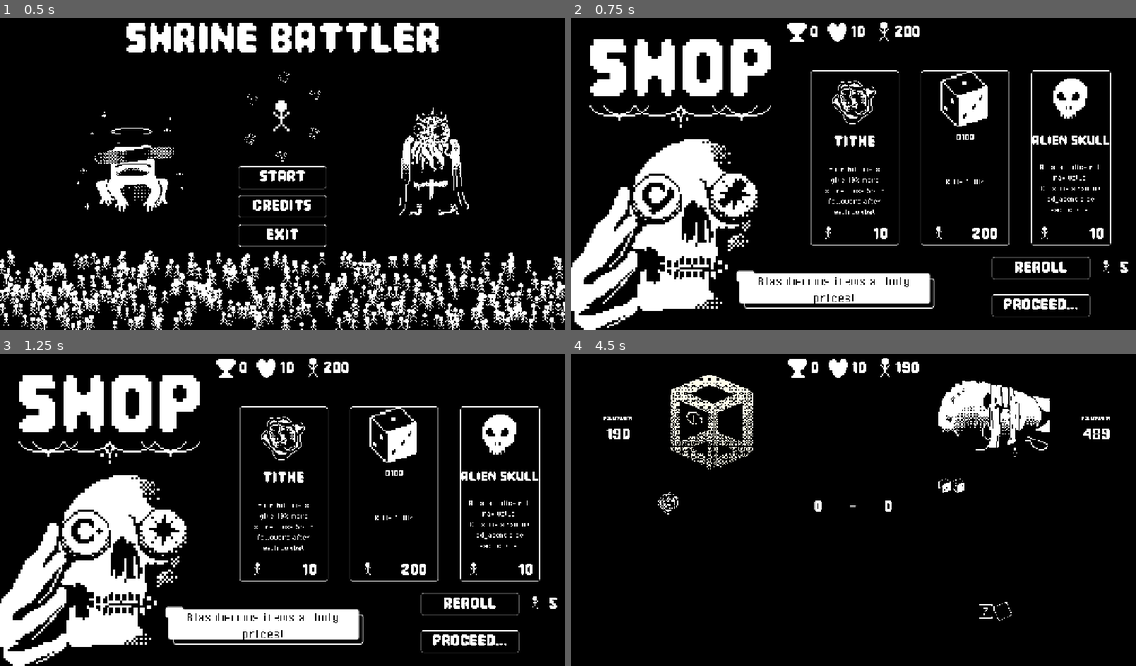
Above: before the commit, frames 1-4 (two rows, left to right).
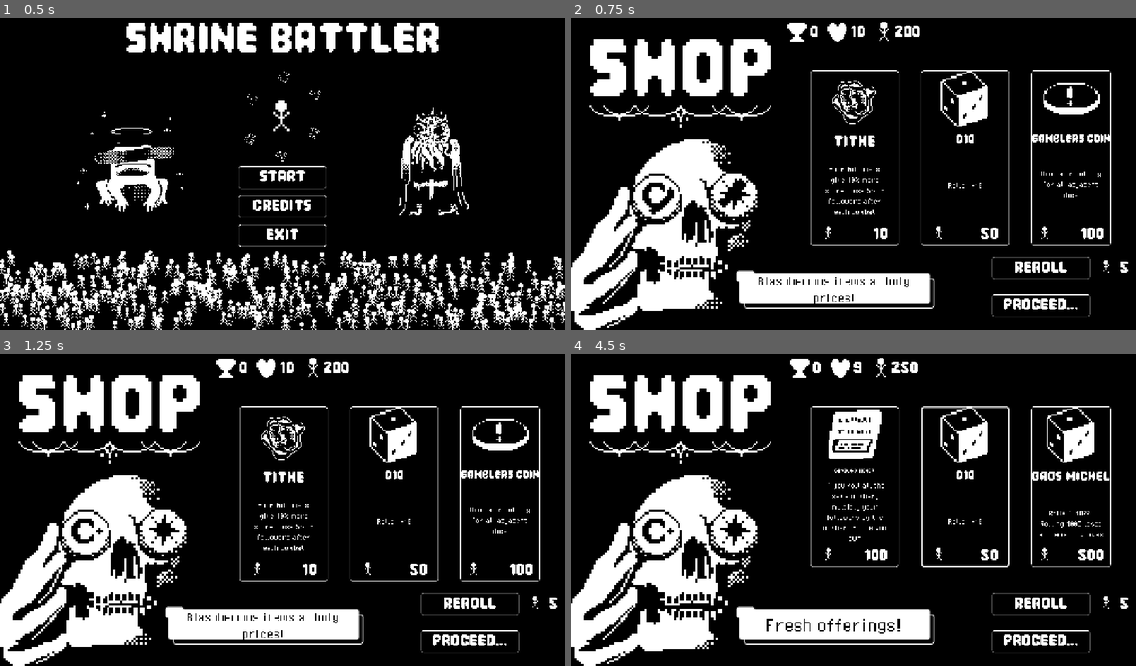
Above: after the commit, the same moments.

Repository: salbrandi/B1TJam2026
Game: Godot game, scene res://Main Scene.tscn
Same seed, same stepped clock (60 frames per second), same inputs: the game is played once before the commit and once after it.
Inputs (mouse positions are in pixels of both pictures, inside the frame that each line leads up to):
- Up to frame 1 (0.5 s): no input
- Up to frame 2 (0.75 s): click "Start" at 0.5 s
- Up to frame 3 (1.25 s): no input
- Up to frame 4 (4.5 s): click (853, 494) at 1.27 s; click "PROCEED..." at 2 s; click "ROLL" at 2.75 s; drag from (712, 544) to (910, 438) at 3.52 s; tap Enter at 4.25 s; drag from (994, 534) to (825, 572) at 4.27 s

Frame 1 is identical in both runs. In frame 2, 1.2% of the frame differs, in the area x 66-96%, y 19-71%; in frame 3, 1.2%; in frame 4, 24%, in the area x 0-99%, y 1-100%.

Commit message:
More rebalancing and new dice

Diff:
--- a/Gameplay/Gamemanager.gd
+++ b/Gameplay/Gamemanager.gd
@@ -86,6 +86,8 @@
 		all_screens[to_scene].show()
 
 func transition_to_combat(from_scene: String) -> void:
+	for effect in all_effects():
+		effect.on_combat_start()
 	emit_signal("initalize_combat", current_player_shrine_objects, current_player_dice, current_enemy_dice, player_follower_count, enemy_follower_count)
 	transition_scenes(from_scene, "battle")
 
@@ -176,6 +178,9 @@
 		return false
 	player_follower_count -= amount
 	return true
+
+func get_shop_price(base_price: int) -> int:
+	return roundi(base_price * (1.0 + 0.1 * player_total_wins))
 
 func followers_percent(percent: float) -> void:
 	player_follower_count = maxi(0, int(player_follower_count * (1.0 + percent)))
--- a/Resources/ShrineObjects/Dice/Boulder.tres
+++ b/Resources/ShrineObjects/Dice/Boulder.tres
@@ -11,7 +11,7 @@
 name = "Boulder"
 effect = "Bigger. Always rolls 20"
 icon = ExtResource("2_dc2p0")
-rarity = 80
+rarity = 90
 grid_width = 2
 grid_height = 2
 price = 300
--- a/Resources/ShrineObjects/Dice/GamblersDice.tres
+++ b/Resources/ShrineObjects/Dice/GamblersDice.tres
@@ -12,5 +12,5 @@
 effect = "83% chance to roll 10. 17% chance to roll -100"
 icon = ExtResource("2_icon")
 rarity = 50
-price = 100
+price = 50
 metadata/_custom_type_script = "uid://ketutherx66m"
--- a/Resources/ShrineObjects/Dice/HungryDice.tres
+++ b/Resources/ShrineObjects/Dice/HungryDice.tres
@@ -16,6 +16,6 @@
 effect = "Consumes the die to its right at combat start, adding a random face of it to each of its faces"
 icon = ExtResource("2_icon")
 rarity = 80
-price = 400
+price = 200
 effects = Array[ExtResource("4_base")]([SubResource("consume_right")])
 metadata/_custom_type_script = "uid://ketutherx66m"
--- a/Resources/ShrineObjects/Dice/MyBandDice.tres
+++ b/Resources/ShrineObjects/Dice/MyBandDice.tres
@@ -15,6 +15,7 @@
 name = "My Band"
 effect = "Rolls 1-12. Every adjacent die gets this die's rolled value added to it"
 icon = ExtResource("2_icon")
+rarity = 80
 price = 200
 effects = Array[ExtResource("4_base")]([SubResource("my_band")])
 metadata/_custom_type_script = "uid://ketutherx66m"
--- a/Resources/ShrineObjects/Dice/d10.tres
+++ b/Resources/ShrineObjects/Dice/d10.tres
@@ -11,6 +11,6 @@
 name = "D10"
 effect = "Rolls 1-10"
 icon = ExtResource("2_bhfo1")
-rarity = 50
-price = 15
+rarity = 80
+price = 50
 metadata/_custom_type_script = "uid://ketutherx66m"
--- a/Resources/ShrineObjects/Dice/d100.tres
+++ b/Resources/ShrineObjects/Dice/d100.tres
@@ -11,7 +11,7 @@
 name = "D100"
 effect = "Rolls 1-100"
 icon = ExtResource("2_icon")
-rarity = 80
+rarity = 90
 grid_width = 2
 grid_height = 2
 price = 200
--- a/Resources/ShrineObjects/Dice/d12.tres
+++ b/Resources/ShrineObjects/Dice/d12.tres
@@ -11,6 +11,6 @@
 name = "D12"
 effect = "Rolls 1-12"
 icon = ExtResource("2_5bm5d")
-rarity = 50
-price = 20
+rarity = 80
+price = 60
 metadata/_custom_type_script = "uid://ketutherx66m"
--- a/Resources/ShrineObjects/Dice/d20.tres
+++ b/Resources/ShrineObjects/Dice/d20.tres
@@ -11,6 +11,6 @@
 name = "D12"
 effect = "Rolls 1-12"
 icon = ExtResource("2_kvr8y")
-rarity = 50
-price = 50
+rarity = 80
+price = 75
 metadata/_custom_type_script = "uid://ketutherx66m"
--- /dev/null
+++ b/Resources/ShrineObjects/Dice/d4Rerolls.tres
@@ -0,0 +1,21 @@
+[gd_resource type="Resource" script_class="ShrineDice" format=3 uid="uid://biic4mrvoirvd"]
+
+[ext_resource type="Script" uid="uid://ketutherx66m" path="res://Resources/ShrineObjects/Dice.gd" id="1_dice"]
+[ext_resource type="Script" uid="uid://bitggnrnfqlj7" path="res://Resources/ShrineObjects/Effects/ShrineEffect.gd" id="1_hi0ps"]
+[ext_resource type="Script" uid="uid://drp34bv1fywv0" path="res://Resources/ShrineObjects/Effects/ExtraRolls.gd" id="2_extra"]
+[ext_resource type="Texture2D" uid="uid://snmdwjkx4gnb" path="res://Resources/ShrineObjects/Sprites/d6.png" id="3_icon"]
+
+[sub_resource type="Resource" id="ExtraRolls_1"]
+script = ExtResource("2_extra")
+
+[resource]
+script = ExtResource("1_dice")
+values = Array[int]([1, 2, 3, 4])
+current_value = 1
+name = "FOUR!"
+effect = "d4 that rerolls 4 times"
+icon = ExtResource("3_icon")
+rarity = 50
+price = 40
+effects = Array[ExtResource("1_hi0ps")]([SubResource("ExtraRolls_1")])
+metadata/_custom_type_script = "uid://ketutherx66m"
--- a/Resources/ShrineObjects/Dice/d6.tres
+++ b/Resources/ShrineObjects/Dice/d6.tres
@@ -11,5 +11,6 @@
 name = "D6"
 effect = "Rolls 1-6"
 icon = ExtResource("2_3cyk2")
-rarity = 20
+rarity = 50
+price = 50
 metadata/_custom_type_script = "uid://ketutherx66m"
--- a/Resources/ShrineObjects/Dice/d8.tres
+++ b/Resources/ShrineObjects/Dice/d8.tres
@@ -11,5 +11,6 @@
 name = "D10"
 effect = "Rolls 1-10"
 icon = ExtResource("2_wuryc")
-rarity = 50
+rarity = 80
+price = 40
 metadata/_custom_type_script = "uid://ketutherx66m"
--- /dev/null
+++ b/Resources/ShrineObjects/Effects/ExtraRolls.gd
@@ -0,0 +1,6 @@
+class_name ExtraRolls extends ShrineEffect
+
+@export var count: int = 5
+
+func extra_rolls() -> int:
+	return count
--- a/Resources/ShrineObjects/Effects/FollowerSteal.gd
+++ b/Resources/ShrineObjects/Effects/FollowerSteal.gd
@@ -3,6 +3,6 @@
 @export var amount: int = 5
 @export_range(0.0, 1.0) var chance: float = 0.1
 
-func on_combat_end() -> void:
+func on_combat_start() -> void:
 	if randf() < chance:
 		Global.gm.steal_followers(amount)
--- a/Resources/ShrineObjects/Effects/ShrineEffect.gd
+++ b/Resources/ShrineObjects/Effects/ShrineEffect.gd
@@ -13,6 +13,9 @@
 	return score
 
 func on_roll_complete() -> void:
+	pass
+
+func on_combat_start() -> void:
 	pass
 
 func on_combat_end() -> void:
@@ -32,6 +35,9 @@
 
 func should_reroll(value: int) -> bool:
 	return false
+
+func extra_rolls() -> int:
+	return 0
 
 func consumes_random_die() -> bool:
 	return false
--- a/Resources/ShrineObjects/Items/HolyScroll.tres
+++ b/Resources/ShrineObjects/Items/HolyScroll.tres
@@ -1,18 +1,20 @@
 [gd_resource type="Resource" script_class="ShrineObject" format=3 uid="uid://bga05b7626k17"]
 
 [ext_resource type="Script" uid="uid://bitggnrnfqlj7" path="res://Resources/ShrineObjects/Effects/ShrineEffect.gd" id="1_eae85"]
-[ext_resource type="Script" uid="uid://bo6tcbmo7mb18" path="res://Resources/ShrineObjects/Effects/AdjacentDiceBonus.gd" id="2_7yj5t"]
+[ext_resource type="Script" uid="uid://beljeuitm7ffk" path="res://Resources/ShrineObjects/Effects/FollowerSteal.gd" id="2_eae85"]
 [ext_resource type="Texture2D" uid="uid://pxscp2vua7kv" path="res://Resources/ShrineObjects/Sprites/scroll1.png" id="3_860d5"]
 [ext_resource type="Script" uid="uid://5k3ce70ad2py" path="res://Resources/ShrineObjects/ShrineObject.gd" id="4_c3n4p"]
 
-[sub_resource type="Resource" id="adjacent_bonus"]
-script = ExtResource("2_7yj5t")
+[sub_resource type="Resource" id="Resource_l3shr"]
+script = ExtResource("2_eae85")
+chance = 1.0
+metadata/_custom_type_script = "uid://beljeuitm7ffk"
 
 [resource]
 script = ExtResource("4_c3n4p")
 name = "Holy Scroll"
-effect = "Adjacent dice get +1 for each other adjacent dice"
+effect = "Steal 5 followers at the start of combat"
 icon = ExtResource("3_860d5")
 rarity = 80
 price = 200
-effects = Array[ExtResource("1_eae85")]([SubResource("adjacent_bonus")])
+effects = Array[ExtResource("1_eae85")]([SubResource("Resource_l3shr")])
--- a/Resources/ShrineObjects/Items/Shuriken.tres
+++ b/Resources/ShrineObjects/Items/Shuriken.tres
@@ -16,8 +16,6 @@
 effect = "if there are 4 dice adjacent to this, they all get +4"
 icon = ExtResource("3_l3shr")
 rarity = 50
-grid_width = 2
-grid_height = 2
 price = 100
 effects = Array[ExtResource("1_l3shr")]([SubResource("Resource_0tvvx")])
 metadata/_custom_type_script = "uid://5k3ce70ad2py"
--- a/UI/Scripts/autobattle_scene.gd
+++ b/UI/Scripts/autobattle_scene.gd
@@ -1,6 +1,6 @@
 extends Control
 
-const ENEMY_FOLLOWERS_PER_WIN := Vector2i(400, 600)
+const ENEMY_FOLLOWERS_PER_WIN := Vector2i(200, 300)
 
 @onready var roll_button: Button = $GridContainer/PlayerContainer/VBoxContainer/Button
 @onready var enemy_grid: ShrineGrid = $GridContainer/EnemyContainer/VBoxContainer/MarginContainer2/ShrineGrid
@@ -38,14 +38,16 @@
 	var shop = Global.gm.all_screens["shop"]
 	var tiers: Dictionary = shop.build_rarity_tiers(shop.offering_pool + shop.dice_pool)
 	var items: Array[ShrineObject] = []
-	var followers := 50
-	followers += randi_range(ENEMY_FOLLOWERS_PER_WIN.x, ENEMY_FOLLOWERS_PER_WIN.y) * (Global.gm.player_total_wins + 1)
+	var followers := 0
+	followers += randi_range(ENEMY_FOLLOWERS_PER_WIN.x, ENEMY_FOLLOWERS_PER_WIN.y) * (Global.gm.player_total_wins + 1 + 10 - Global.gm.player_lives_remaining)
 	for _i in Global.gm.player_total_wins + Global.gm.current_player_shrine_objects.size():
 		var item: ShrineObject = shop.roll_from_tiers(tiers)
 		if item == null:
 			break
 		items.append(item)
 		followers -= item.price
+
+	followers = maxi(50, followers)
 	Global.gm.enemy_follower_count = followers
 	enemy_grid.initialize_combat(items)
 
--- a/UI/Scripts/dice_handler.gd
+++ b/UI/Scripts/dice_handler.gd
@@ -84,6 +84,7 @@
 	await _roll_dice_rects(get_children())
 
 	if is_player_dice:
+		await _apply_extra_rolls()
 		var rerolls: Array[Node] = []
 		for child in get_children():
 			if _should_reroll((child as DiceRect).dice.current_value):
@@ -155,6 +156,28 @@
 
 
 
+func _apply_extra_rolls() -> void:
+	var remaining := {}
+	for child in get_children():
+		var count := _extra_rolls_for((child as DiceRect).dice)
+		if count > 0:
+			remaining[child] = count
+	while not remaining.is_empty():
+		var batch: Array = remaining.keys()
+		await _roll_dice_rects(batch)
+		for child in batch:
+			remaining[child] -= 1
+			if remaining[child] <= 0:
+				remaining.erase(child)
+
+
+func _extra_rolls_for(die: ShrineDice) -> int:
+	var total := 0
+	for effect in die.effects:
+		total += effect.extra_rolls()
+	return total
+
+
 func _should_reroll(value: int) -> bool:
 	for effect in Global.gm.all_effects():
 		if effect.should_reroll(value):
--- a/UI/default_theme.tres
+++ b/UI/default_theme.tres
@@ -46,6 +46,18 @@
 corner_radius_bottom_left = 5
 anti_aliasing = false
 
+[sub_resource type="StyleBoxFlat" id="StyleBoxFlat_7yj5t"]
+bg_color = Color(0, 0, 0, 1)
+border_width_left = 1
+border_width_top = 1
+border_width_right = 1
+border_width_bottom = 1
+border_color = Color(1, 1, 1, 1)
+corner_radius_top_left = 5
+corner_radius_top_right = 5
+corner_radius_bottom_right = 5
+corner_radius_bottom_left = 5
+
 [resource]
 default_font = ExtResource("1_drjrk")
 default_font_size = 48
@@ -55,3 +67,4 @@
 Button/styles/hover = SubResource("StyleBoxFlat_drjrk")
 Button/styles/normal = SubResource("StyleBoxFlat_alyq0")
 Button/styles/pressed = SubResource("StyleBoxFlat_i5s7b")
+TooltipPanel/styles/panel = SubResource("StyleBoxFlat_7yj5t")
--- a/UI/shop_item.gd
+++ b/UI/shop_item.gd
@@ -24,7 +24,7 @@
 	_fit_name()
 	$Description.text = shrineObject.effect
 	$Icon.texture = shrineObject.icon
-	button.get_node("HBoxContainer/Price").text = str(shrineObject.price)
+	button.get_node("HBoxContainer/Price").text = str(Global.gm.get_shop_price(shrineObject.price))
 	show()
 	button.disabled = false
 	button.modulate = Color.WHITE
@@ -44,7 +44,7 @@
 
 
 func _on_button_pressed():
-	if not Global.gm.can_add_shrine_object(shrineObject) or not Global.gm.spend_followers(shrineObject.price):
+	if not Global.gm.can_add_shrine_object(shrineObject) or not Global.gm.spend_followers(Global.gm.get_shop_price(shrineObject.price)):
 		return
 	Global.gm.add_shrine_object(shrineObject)
 	button.disabled = true
Not shown, added: Resources/ShrineObjects/Effects/ExtraRolls.gd.uid
